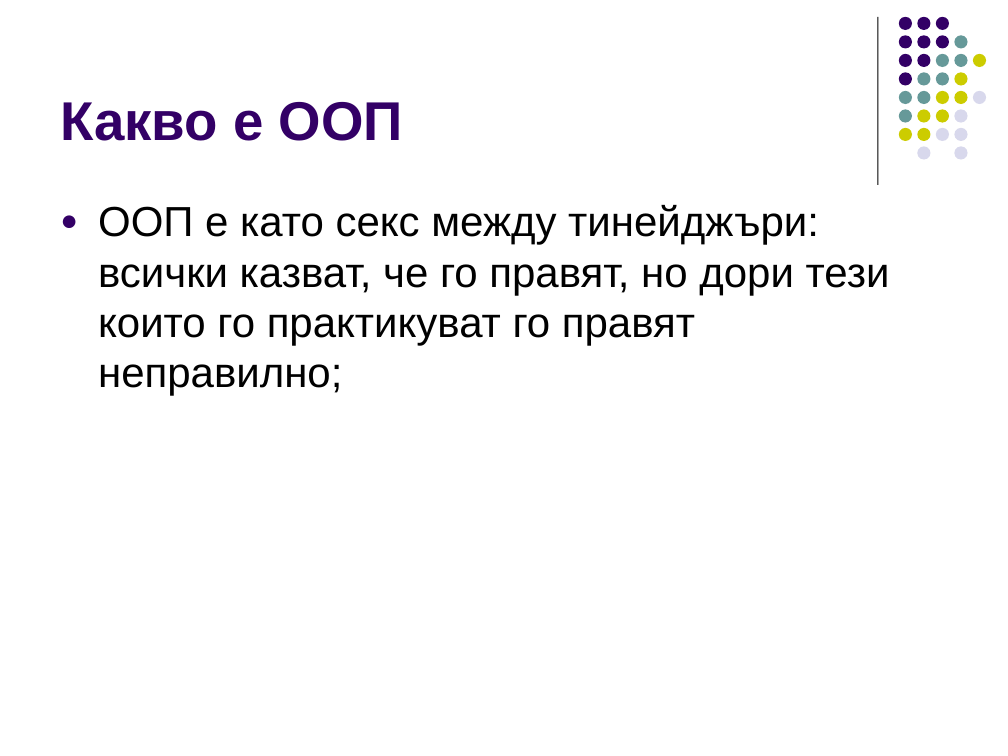
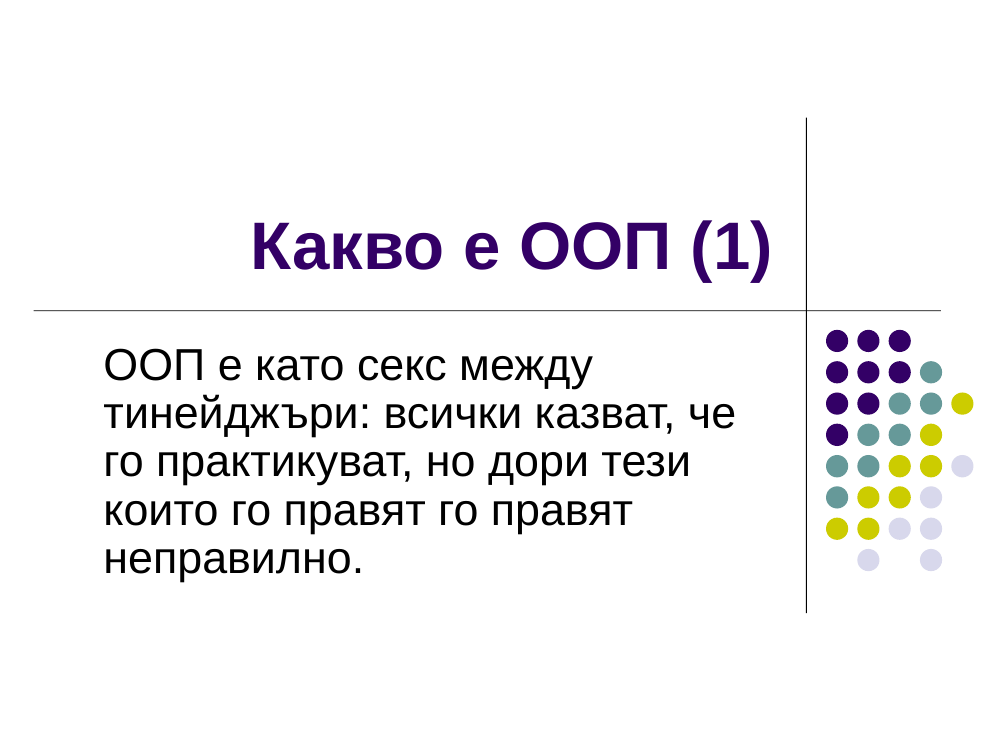
Before and after one commit to ivorusev/startup-factory-java-course, a slide deck: slide 2 of 2-OOP.ppt (slide 5 before the commit). Drawn at 1008x756 pixels with LibreOffice and Linux fonts; fonts in the diff are those of the drawing. Boxes give left, top, right and bottom in pixels: in the first picture for what was removed or moved away, otherwise in the second. Text is boxed around its words. In the diff, an @@ line names an element or a change of style, - is before the commit and + after.

```diff
--- a/2-OOP.ppt
+++ b/2-OOP.ppt
@@ line removed from (878, 17) to (878, 184) @@
@@ line added from (806, 118) to (806, 613), #000000 0.74 pt @@
@@ group removed at (x1=899, y1=17, x2=986, y2=159): 31 ellipses @@
@@ title at (x1=251, y1=220, x2=773, y2=281): text changed; size 39 to 48 pt @@
-Какво е ООП
+Какво е ООП (1)
@@ line added from (33, 310) to (940, 310), #000000 0.51 pt @@
@@ subtitle at (x1=103, y1=348, x2=736, y2=582): text changed; size 30 to 32 pt @@
-● ООП е като секс между тинейджъри: всички казват, че го правят, но дори тези които го практикуват го правят неправилно;
+ООП е като секс между тинейджъри: всички казват, че го практикуват, но дори тези които го правят го правят неправилно.
@@ group added at (x1=826, y1=330, x2=974, y2=572): 31 ellipses @@
```
Also in this commit, not shown: 3 other slides changed, 9 slides added.
